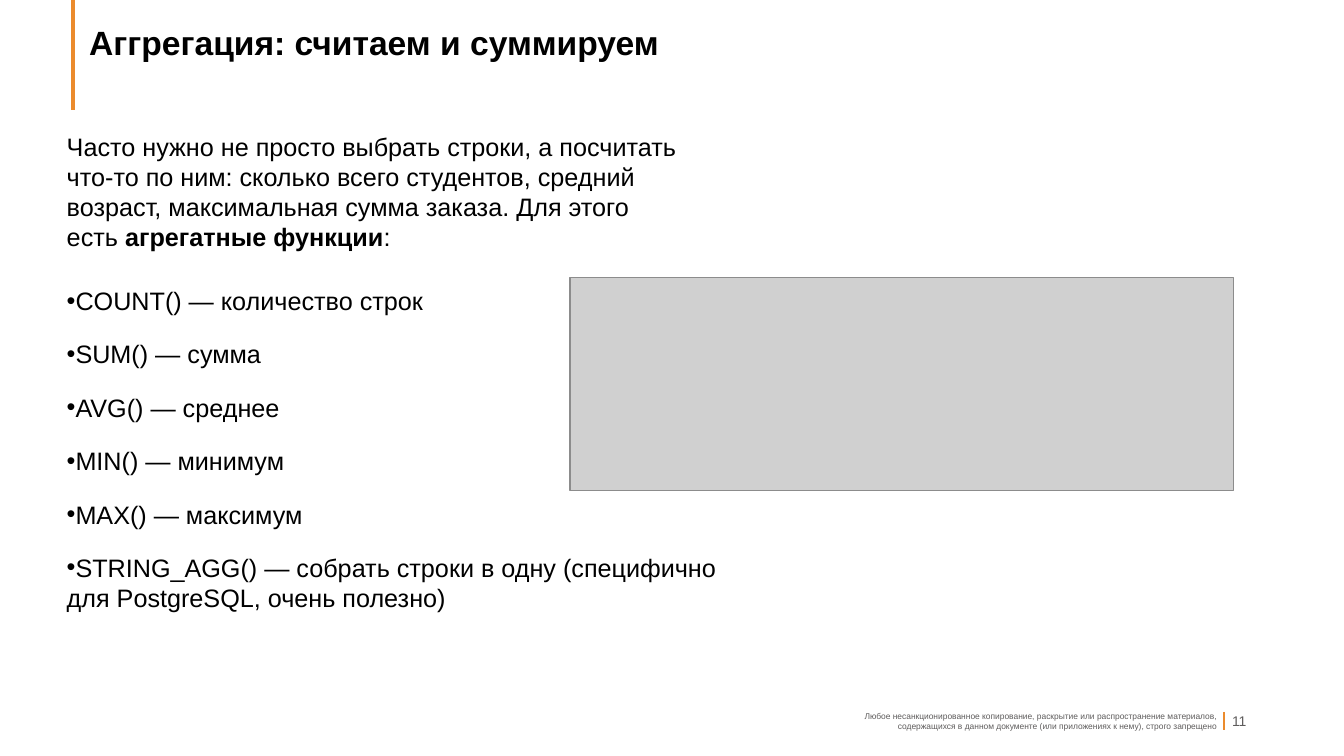
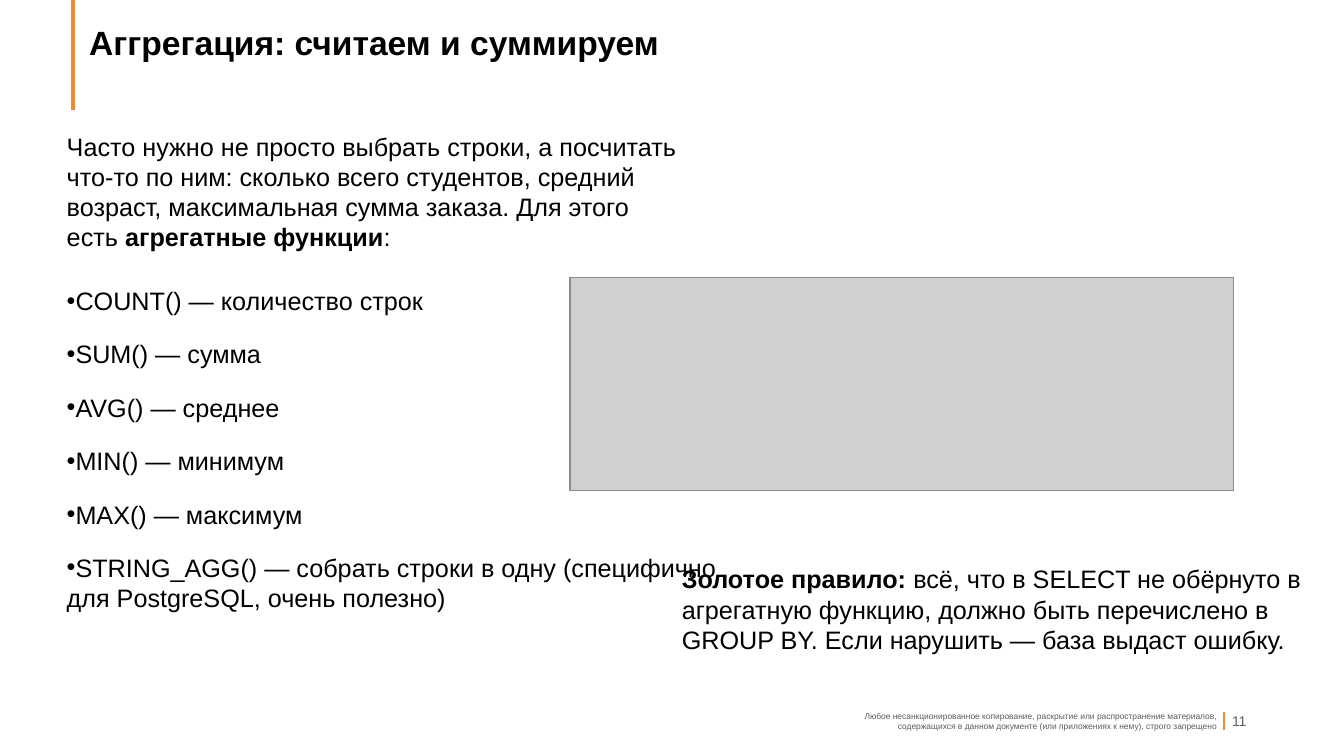
Before and after one commit to vivyako/it-24107, a slide deck: slide 11 of Лекция2_Основы_SQL.pptx. Drawn at 1344x756 pixels with LibreOffice and Linux fonts; fonts in the diff are those of the drawing; grey boxes stand for pictures; background and template pictures are left out. Boxes give left, top, right and bottom in pixels: in the first picture for what was removed or moved away, otherwise in the second. Text is boxed around its words. In the diff, an @@ line names an element or a change of style, - is before the commit and + after.

```diff
--- a/Лекция2_Основы_SQL.pptx
+++ b/Лекция2_Основы_SQL.pptx
@@ text added at (x1=682, y1=568, x2=1300, y2=655), 18 pt, text #000000 @@
+Золотое правило: всё, что в SELECT не обёрнуто в агрегатную функцию, должно быть перечислено в GROUP BY. Если нарушить — база выдаст ошибку.
```
Also in this commit, not shown: 20 slides added.
